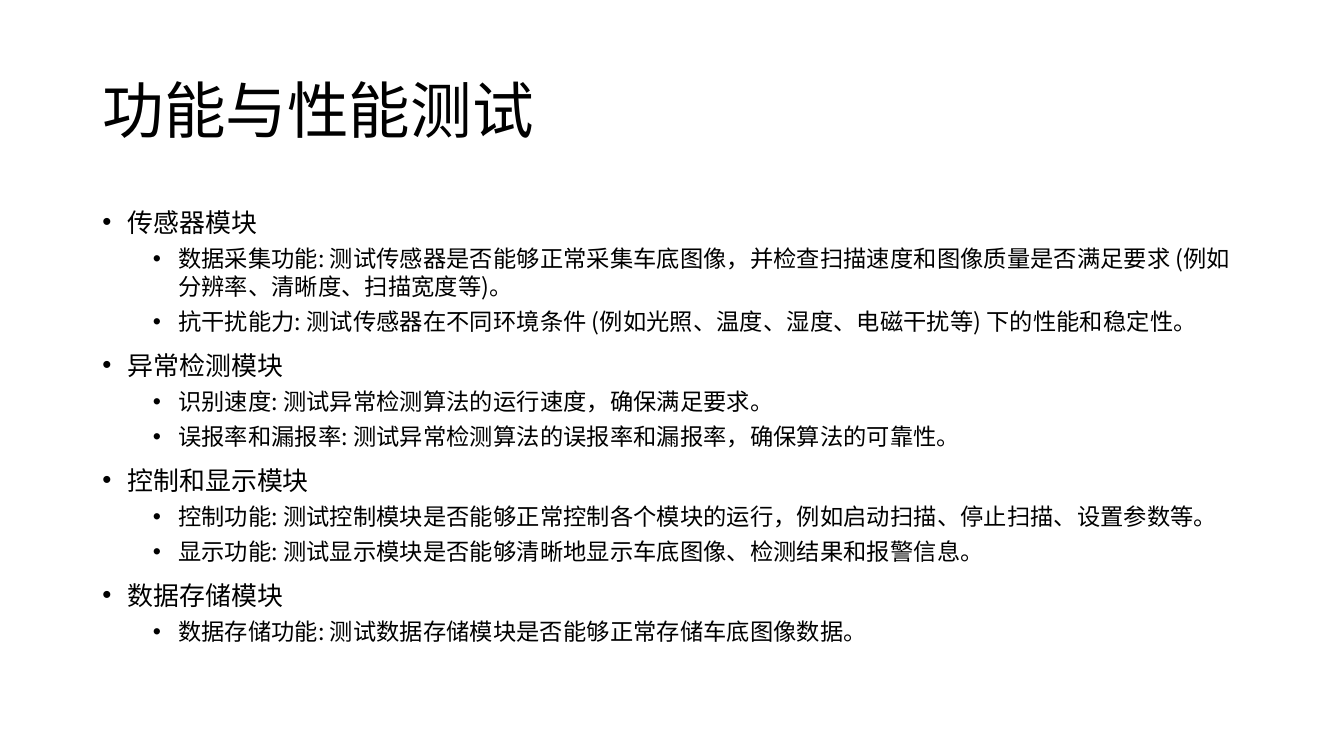
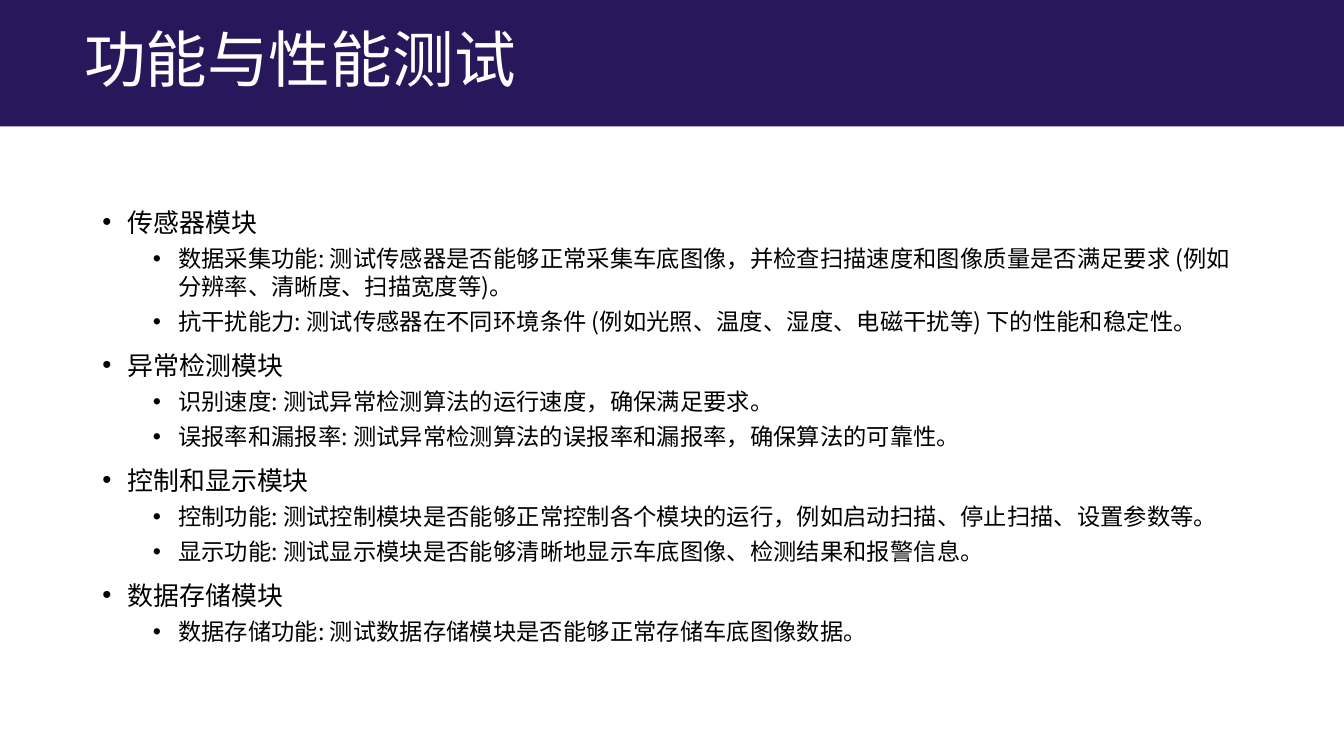
Before and after one commit to lizhenbang56/Papers, a slide deck: slide 31 of papers/车底检测/车底爆炸物检测装置产品立项报告.pptx (slide 32 before the commit). Drawn at 1344x756 pixels with LibreOffice and Linux fonts; fonts in the diff are those of the drawing. Boxes give left, top, right and bottom in pixels: in the first picture for what was removed or moved away, otherwise in the second. Text is boxed around its words. In the diff, an @@ line names an element or a change of style, - is before the commit and + after.

```diff
--- a/papers/车底检测/车底爆炸物检测装置产品立项报告.pptx
+++ b/papers/车底检测/车底爆炸物检测装置产品立项报告.pptx
@@ rectangle added at bbox=[0, 0, 1344, 127], fill #29175B @@
@@ title "功能与性能测试": place and size @@
-title "功能与性能测试" at bbox=[102, 81, 533, 138]
+title "功能与性能测试" at bbox=[84, 30, 515, 87]
@@ title "功能与性能测试" at bbox=[84, 30, 515, 87]: text colour #000000 to #FFFFFF @@
```
Also in this commit, not shown: 32 other slides changed, 3 slides added, 10 other files.
